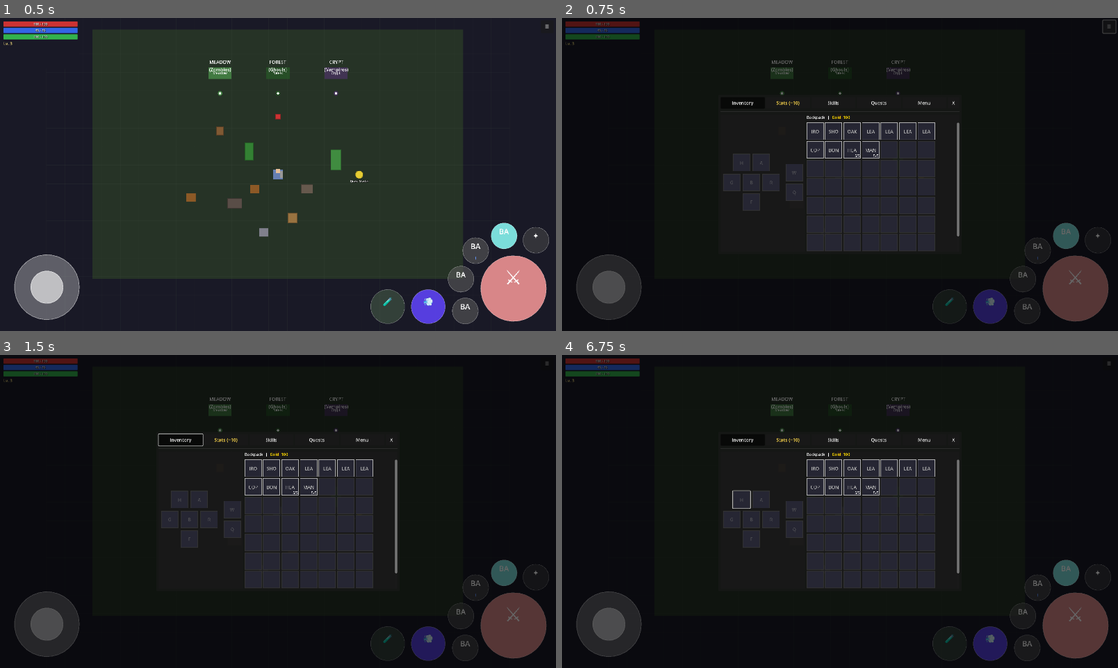
Above: before the commit, frames 1-4 (two rows, left to right).
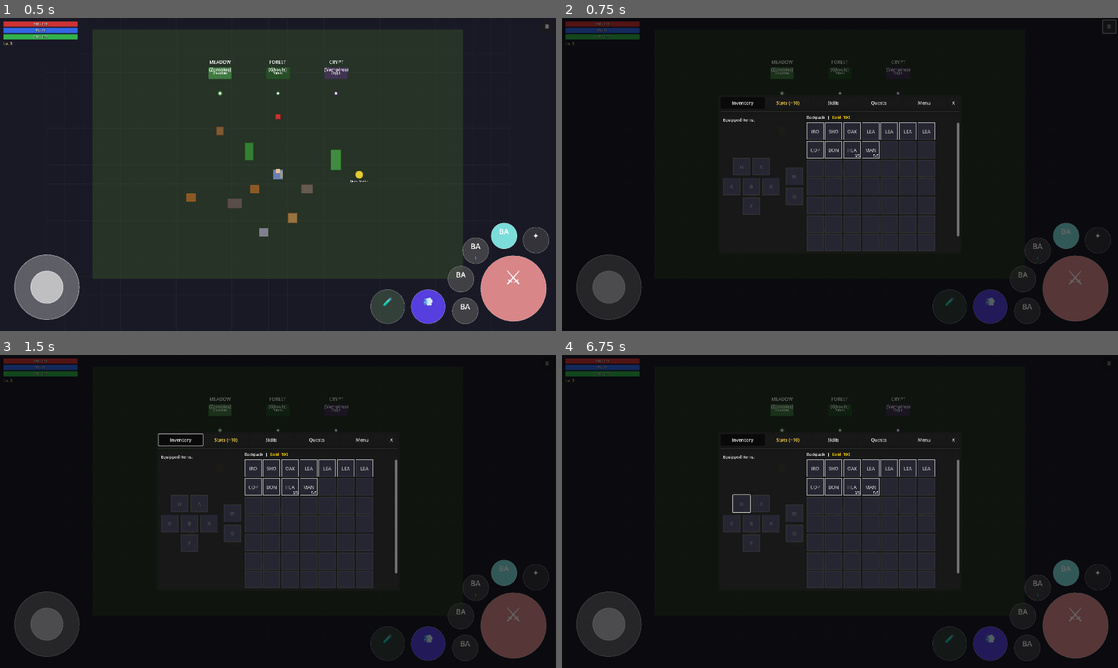
Above: after the commit, the same moments.

Repository: MatousHruska/MobileTestia
Game: Godot game, scene res://scenes/world/test_zone.tscn
The game is run twice, just before and just after one commit, with the same random seed, the same clock (stepped at 60 frames per second) and the same inputs.
Inputs:
- Up to frame 1 (0.5 s): no input
- Up to frame 2 (0.75 s): click "☰" at 0.5 s
- Up to frame 3 (1.5 s): click "Inventory" at 1.25 s
- Up to frame 4 (6.75 s): click "Stats (+10)" at 2 s; click "Skills" at 2.75 s; click "Quests" at 3.5 s; click "Active" at 4.25 s; click "Completed" at 5 s; click "Inventory" at 5.75 s; click "H" at 6.5 s

Frame 1 is identical in both runs. In frame 2, 0.6% of the frame differs, in the area x 29-44%, y 32-63%; in frame 3, 0.6%; in frame 4, 0.6%.

Commit message:
Add 'Equipped Items:' header to equipment column

Diff:
--- a/scripts/ui/inventory/inventory_panel.gd
+++ b/scripts/ui/inventory/inventory_panel.gd
@@ -115,15 +115,27 @@
 	equip_margin.name = "EquipmentMargin"
 	equip_panel.add_child(equip_margin)
 
+	# VBox for header + equipment slots
+	var equip_vbox := VBoxContainer.new()
+	equip_vbox.name = "EquipmentVBox"
+	equip_vbox.add_theme_constant_override("separation", 8)
+	equip_margin.add_child(equip_vbox)
+
+	# Header row: "Equipped Items:"
+	var header_label := Label.new()
+	header_label.text = "Equipped Items:"
+	header_label.add_theme_font_size_override("font_size", 14)
+	equip_vbox.add_child(header_label)
+
 	# Center container for both horizontal and vertical centering
 	var equip_center := CenterContainer.new()
 	equip_center.name = "EquipmentCenter"
 	equip_center.size_flags_horizontal = SIZE_EXPAND_FILL
 	equip_center.size_flags_vertical = SIZE_EXPAND_FILL
-	equip_margin.add_child(equip_center)
+	equip_vbox.add_child(equip_center)
 
 	# Update margins when panel resizes
-	equip_panel.resized.connect(_on_panel_resized.bind(equip_panel, equip_margin, equip_center, false))
+	equip_panel.resized.connect(_on_panel_resized.bind(equip_panel, equip_margin, equip_vbox, false))
 
 	# Two-column layout: Armor | Combat
 	var columns_hbox := HBoxContainer.new()
